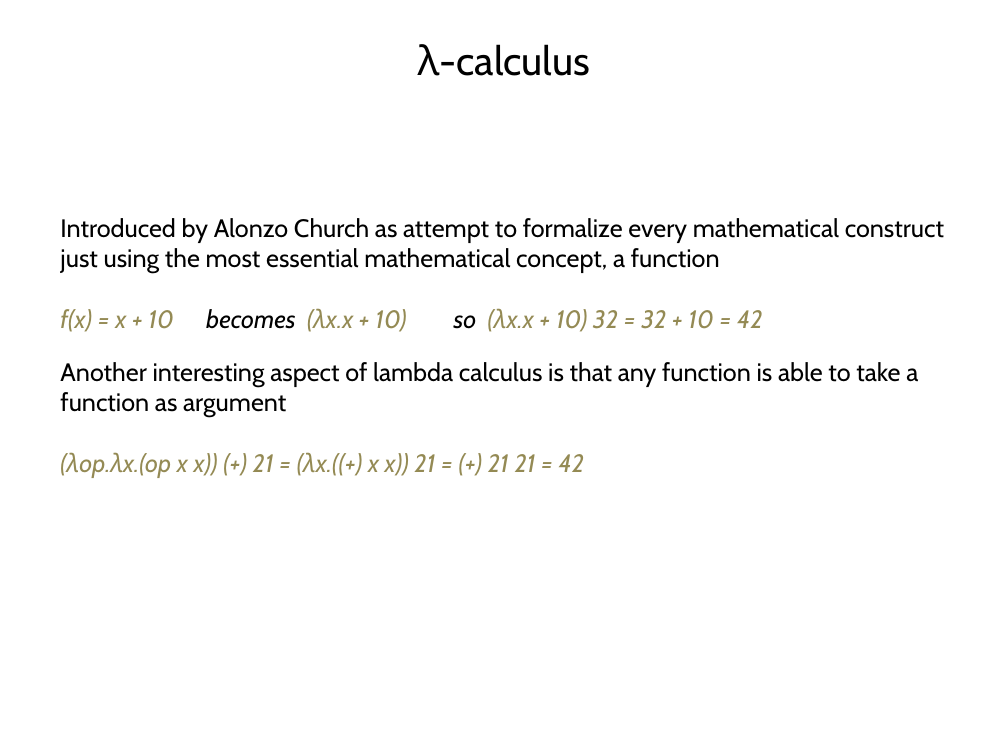
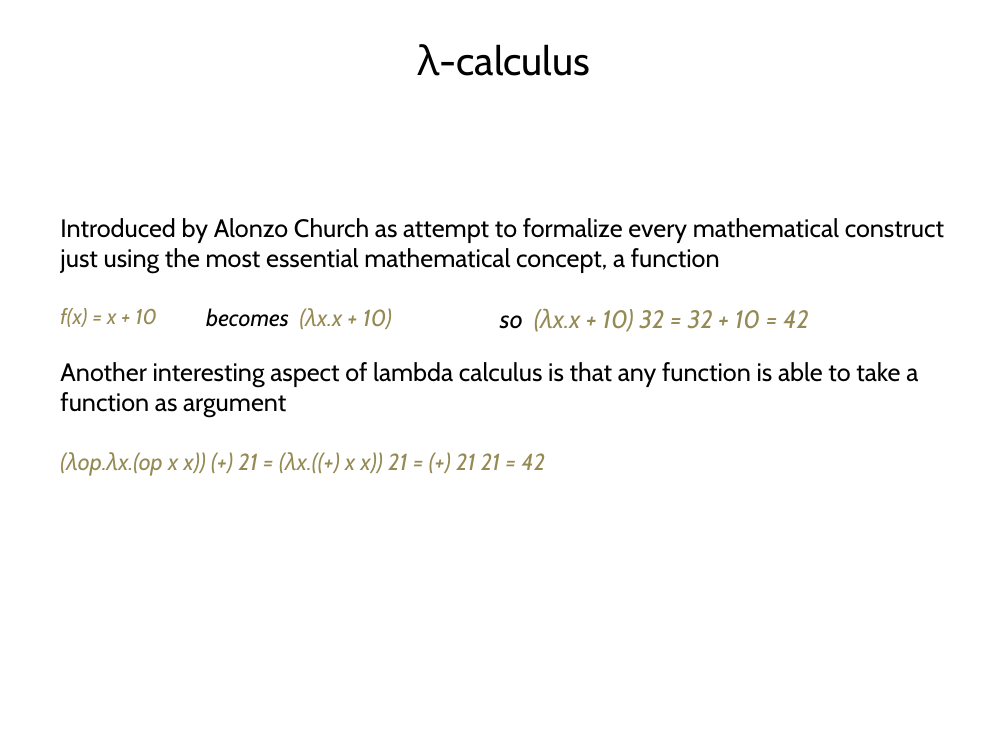
Before and after one commit to vba/presentations, a slide deck: slide 23 of fsharp/part1/presentation.pptx. Drawn at 1008x756 pixels with LibreOffice and Linux fonts; fonts in the diff are those of the drawing. Boxes give left, top, right and bottom in pixels: in the first picture for what was removed or moved away, otherwise in the second. Text is boxed around its words. In the diff, an @@ line names an element or a change of style, - is before the commit and + after.

```diff
--- a/fsharp/part1/presentation.pptx
+++ b/fsharp/part1/presentation.pptx
@@ text "f(x) = x + 10" at box(60, 308, 157, 327): size 18 to 15.3 pt @@
@@ text "becomes (λx.x + 10)" at box(206, 308, 392, 329): size 18 to 16.6 pt @@
@@ text "so (λx.x + 10) 32 ...": place and size @@
-text "so (λx.x + 10) 32 ..." at box(454, 308, 763, 332)
+text "so (λx.x + 10) 32 ..." at box(500, 308, 809, 332)
@@ text "(λop.λx.(op x x)) (+) 21 ..." at box(60, 452, 546, 476): size 18 to 16.6 pt @@
```
Also in this commit, not shown: 1 other slide changed, 2 other files.
